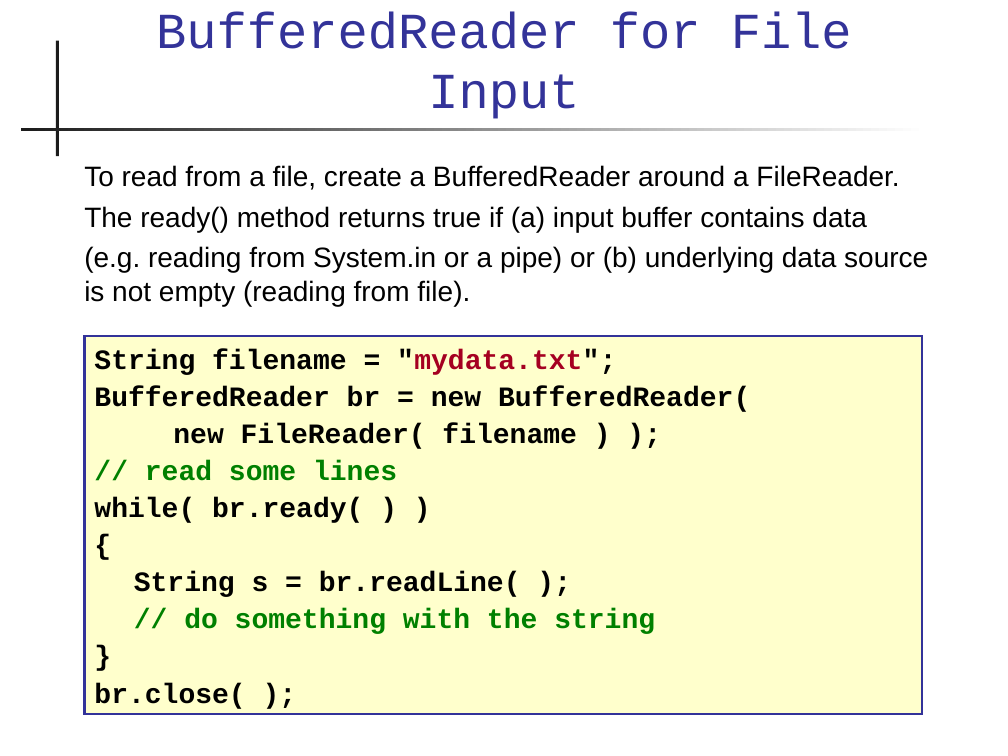
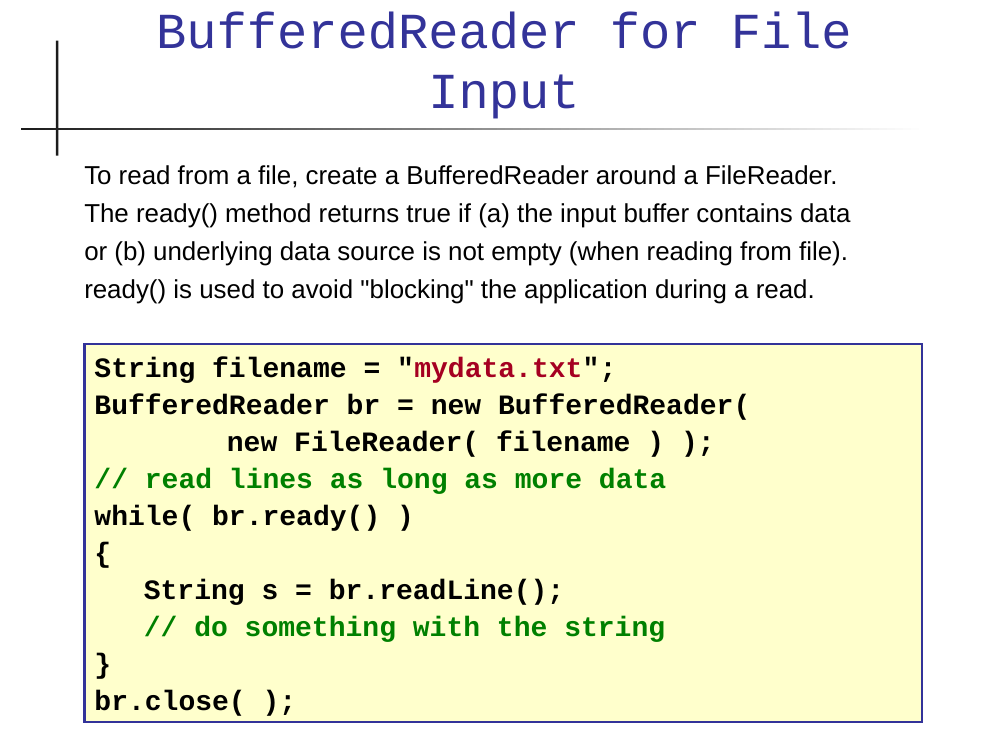
Before and after one commit to skeoop/skeoop.github.io, a slide deck: slide 24 of io/Input-Output.ppt (slide 19 before the commit). Drawn at 1008x756 pixels with LibreOffice and Linux fonts; fonts in the diff are those of the drawing. Boxes give left, top, right and bottom in pixels: in the first picture for what was removed or moved away, otherwise in the second. Text is boxed around its words. In the diff, an @@ line names an element or a change of style, - is before the commit and + after.

```diff
--- a/io/Input-Output.ppt
+++ b/io/Input-Output.ppt
@@ text at (84, 165, 837, 188): size 20 to 18.5 pt in "To read from a file, create a ..." @@
@@ text at (84, 203, 850, 304): text changed; size 20 to 18.5 pt @@
-The ready() method returns true if (a) input buffer contains data
-(e.g. reading from System.in or a pipe) or (b) underlying data source is not empty (reading from file).
+The ready() method returns true if (a) the input buffer contains data
+or (b) underlying data source is not empty (when reading from file).
+ready() is used to avoid "blocking" the application during a read.
@@ rectangle "String filename = "mydata.txt";": place and size @@
-rectangle "String filename = "mydata.txt";" at (85, 336, 922, 714)
+rectangle "String filename = "mydata.txt";" at (85, 344, 922, 722)
@@ text in rectangle at (94, 468, 666, 531): text changed; text colour #000000 to #008000 @@
-// read some lines
-while( br.ready( ) )
+// read lines as long as more data
+while( br.ready() )
@@ text in rectangle at (144, 579, 564, 605): text changed @@
-String s = br.readLine( );
+String s = br.readLine();
```
Also in this commit, not shown: 32 other slides changed, 21 slides added, 6 slides removed, 3 other files.
